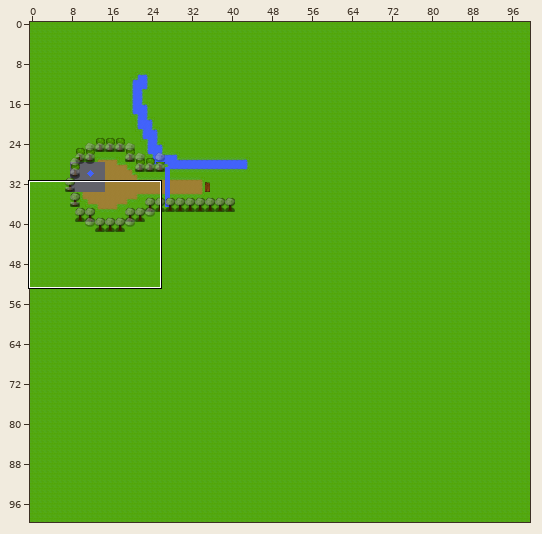
Tiled map: assets/maps/deafault map layering.tmx. Above, an overview of the earlier version with the close-up marked.
Close-up. Before the commit:
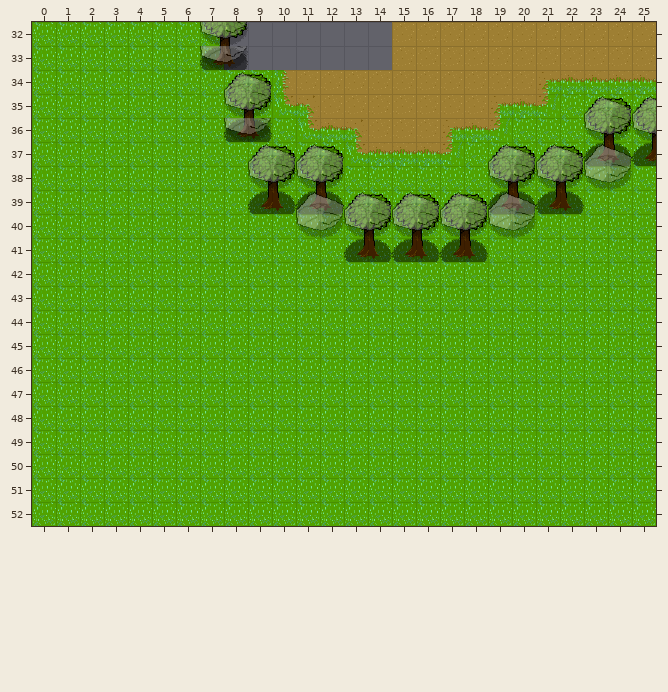
Cells are 32x32 px. Shown: x 0..25, y 32..52. The commit also changed other parts of the map, which this record leaves out.
After the commit:
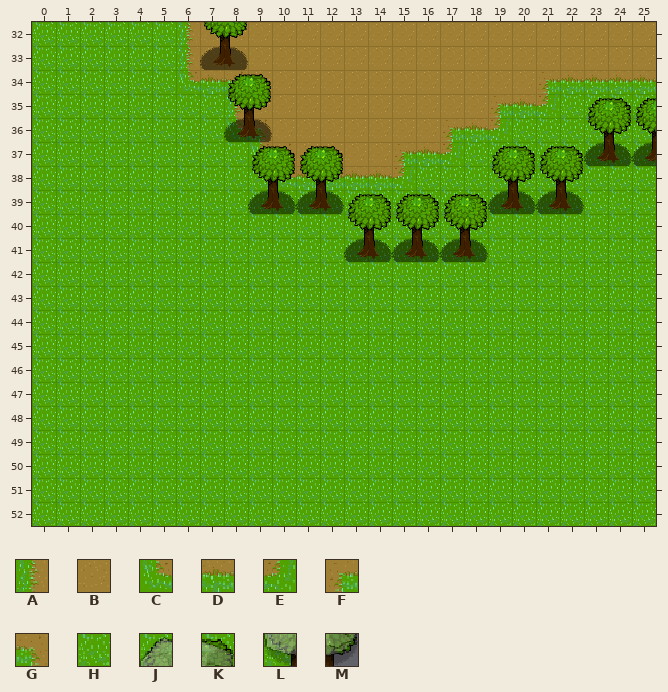
Key: from "forest": A 7, B 8, C 14, D 15, E 16, F 21, G 23, H 29; from "objects": J 22, K 23, L 32, M 33.
_ is an empty cell.
Tiles of an added or newly shown layer are drawn over the layers below it.
See-through tiles are keyed as they look on the map.
The edit:
Layer "floor" (added):
y 32..33: x 6..14 _________ -> ABBBBBBBB
y 34: x 6..10 _____ -> CDGBB
y 35: x 8..11 ____ -> ABBB; x 23..25 ___ -> HHH
y 36: x 8..13 ______ -> CGBBBB; x 23..25 ___ -> HHH
y 37: x 9..15 _______ -> CGBBBBF; x 19..24 ______ -> HHHHHH
y 38: x 9..15 _______ -> HCDDDDE; x 19..24 ______ -> HHHHHH
y 39..40: x 11..20 __________ -> HHHHHHHHHH
Layer "exit":
y 32..33: x 6..7 HH -> __
y 34: x 6..10 HHHHA -> _____
y 35: x 8..11 HHCG -> ____; x 23..25 HHH -> ___
y 36: x 8..13 HHHCDG -> ______; x 23..25 HHH -> ___
y 37: x 9..15 HHHHCDD -> _______; x 19..24 HHHHHH -> ______
y 38: x 9..15 HHHHHHH -> _______; x 19..24 HHHHHH -> ______
y 39..40: x 11..20 HHHHHHHHHH -> __________
Layer "armadillo_burrow" (now hidden):
y 32..33: x 7..8 LM -> __
y 34: x 8..9 JK -> __
y 35: x 8..9 LM -> __; x 23..25 JKJ -> ___
y 36: x 8..9 LM -> __; x 23..25 LML -> ___
y 37: x 9..12 JKJK -> ____; x 19..24 JKJKJK -> ______
y 38: x 9..12 LMLM -> ____; x 19..24 LMLMLM -> ______
y 39: x 11..20 JKJKJKJKJK -> __________
y 40: x 11..20 LMLMLMLMLM -> __________
Boxes around the changes in both close-ups, in picture pixels (x1, y1, x2, y2):
changed: (176, 22, 656, 238)
